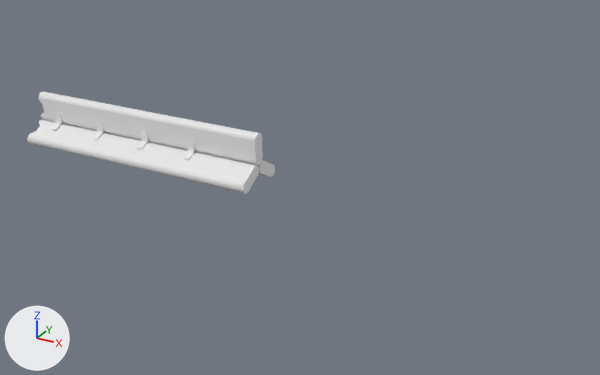
The Blender file LMG.blend as it was, and as the next commit left it.
Rendered twice from a camera (50 mm lens) standing at (6.23, -10.05, 7.51) and looking at (0.57, 0.24, 2.36). The axes (+X, +Y, +Z) are drawn at lower left. The lights are the same throughout.
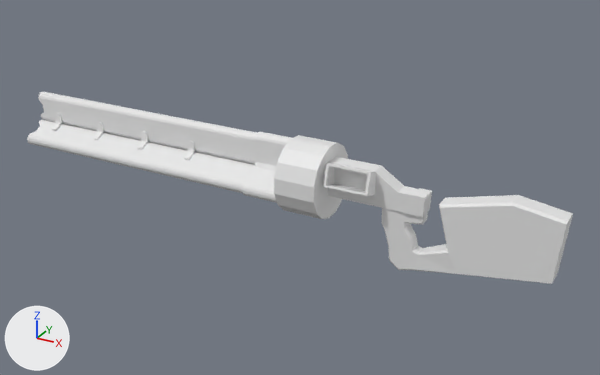
What differs and where, as boxes [x1, y1, x2, y2] in the pictures (600 x 375 px):
'Cube.003', reshaped: before [27, 92, 275, 194]; after [27, 92, 291, 203]
'Cube.001', added: after [382, 195, 573, 284]
'Cylinder', added: after [274, 135, 348, 219]
'Cube', added: after [328, 157, 432, 217]
'Cube.002', added: after [323, 163, 376, 196]
part 1 of me_cube_008, built on: before [243, 133, 275, 194]; after [242, 132, 291, 203]

What changed in the scene script:
```text
Change me_cube_008:
    used by ob_cube_003; location = (-2.87, 0.0, 2.69); rotation_euler = (4.189, 0.0, 0.0), in degrees (240, 0, 0); scale = (0.0323, 0.0323, 0.104)
    remove me_cube_008.from_pydata(...)  # 1008 vertices, 765 faces; spans x -48.2..88.5, y -14.6..14.6, z -3.0..5.1
    add me_cube_008.from_pydata(...)  # 1098 vertices, 866 faces; spans x -48.2..108.9, y -15.3..15.2, z -3.2..5.3
    me_cube_008 part 1
    3 faces are deleted
    60 vertices are added at x 88.5..108.9, y -15.3..15.2, z -3.2..5.3
    6 new vertices lie (20.4, 0.0, 0.0) away from vertices in x 88.5, y -15.3..15.2, z -2.8..-1.4
    24 new vertices lie (20.4, 0.0, 0.0) away from vertices in x 88.5, y -14.5..15.1, z -3.2..5.3
    104 new faces join them
Add me_cube_003:
    me_cube_003.from_pydata(...)  # 24 vertices, 21 faces; spans x -1.87..2.9, y -0.7..0.7, z -0.48..1.0
Add me_cylinder:
    me_cylinder.from_pydata(...)  # a 15-sided cylinder along z spanning x -0.94..1.47, y -1.19..1.21, z -1.12..0.26
Add me_cube_004:
    me_cube_004.from_pydata(...)  # 82 vertices, 77 faces; spans x -1.0..13.35, y -1.0..1.0, z -4.42..3.72
Add me_cube_005:
    me_cube_005.from_pydata(...)  # 16 vertices, 13 faces; spans x -1.47..1.09, y -1.5..-0.02, z -0.82..1.35
Add ob_cube:
    ob_cube = bpy.data.objects.new('Cube', me_cube_003)
    ob_cube.location = (1.69, 0.0, 2.68)
    ob_cube.scale = (0.358, 0.196, 0.358)
Add ob_cylinder:
    ob_cylinder = bpy.data.objects.new('Cylinder', me_cylinder)
    ob_cylinder.location = (1.11, 0.0, 2.82)
    ob_cylinder.rotation_euler = (0.0, 1.571, 0.0)  # degrees (0, 90, 0)
    ob_cylinder.scale = (0.472, 0.472, 0.472)
Add ob_cube_001:
    ob_cube_001 = bpy.data.objects.new('Cube.001', me_cube_004)
    ob_cube_001.location = (2.27, 0.0, 2.34)
    ob_cube_001.scale = (0.177, 0.177, 0.177)
Add ob_cube_002:
    ob_cube_002 = bpy.data.objects.new('Cube.002', me_cube_005)
    ob_cube_002.location = (1.69, 0.0, 2.82)
    ob_cube_002.scale = (0.267, 0.267, 0.203)
```
